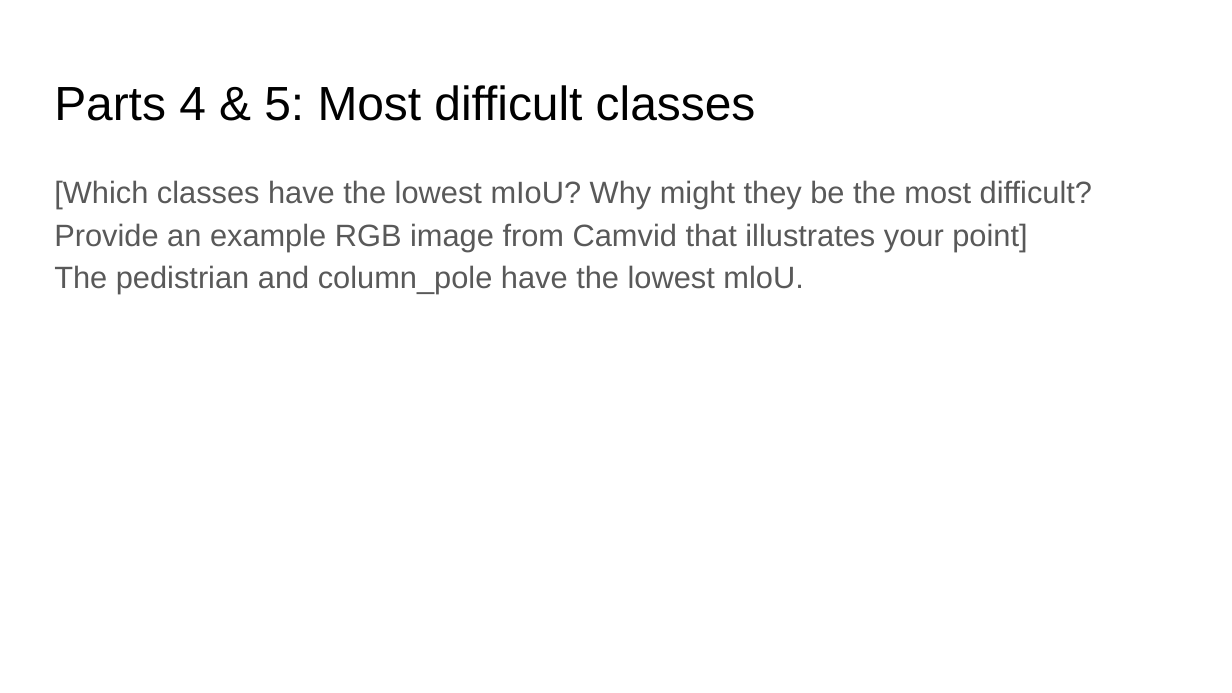
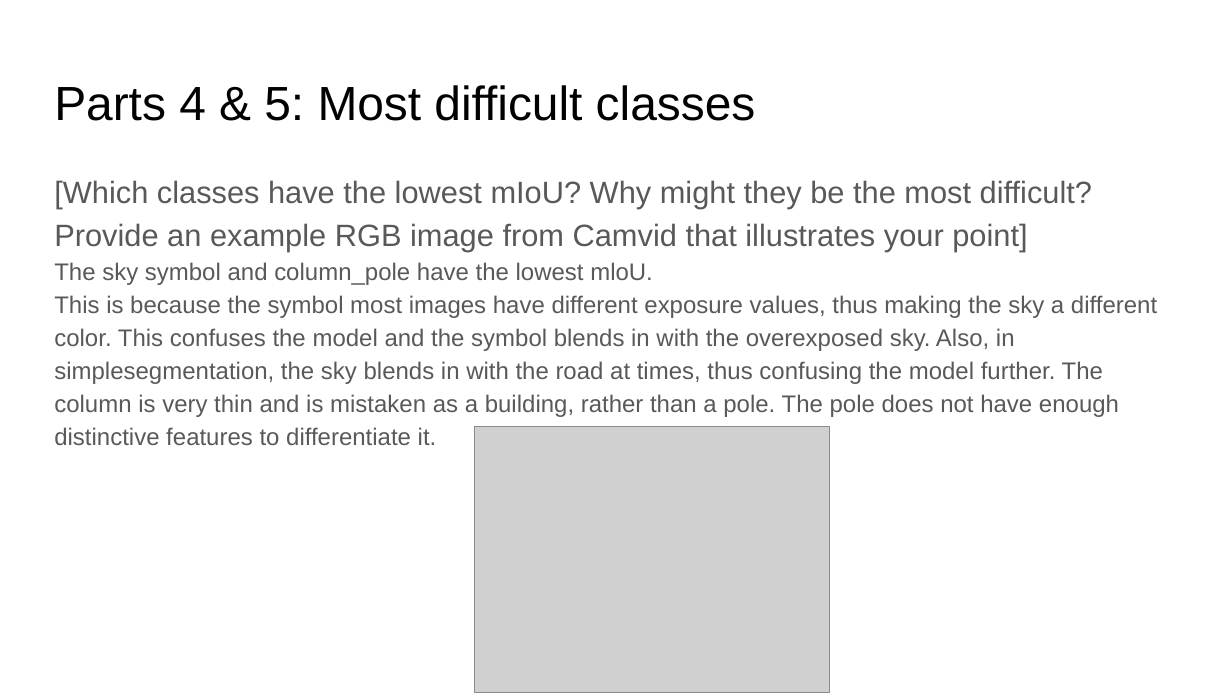
Before and after one commit to josh-ing/Semantic_Segmentation_project, a slide deck: slide 4 of proj5_report.pptx. Drawn at 1232x693 pixels with LibreOffice and Linux fonts; fonts in the diff are those of the drawing; grey boxes stand for pictures. Boxes give left, top, right and bottom in pixels: in the first picture for what was removed or moved away, otherwise in the second. Text is boxed around its words. In the diff, an @@ line names an element or a change of style, - is before the commit and + after.

Commit message:
finished 90% of report, just need to rerun simpleseg with no data augmentation

```diff
--- a/proj5_report.pptx
+++ b/proj5_report.pptx
@@ text at (54, 262, 1157, 445): text changed; size 18 to 14 pt @@
-The pedistrian and column_pole have the lowest mloU.
+The sky symbol and column_pole have the lowest mloU.
+This is because the symbol most images have different exposure values, thus making the sky a different color. This confuses the model and the symbol blends in with the overexposed sky. Also, in simplesegmentation, the sky blends in with the road at times, thus confusing the model further. The column is very thin and is mistaken as a building, rather than a pole. The pole does not have enough distinctive features to differentiate it.
@@ picture added at (474, 426, 829, 692) @@
```
Also in this commit, not shown: 3 other slides changed, 3 other files.
